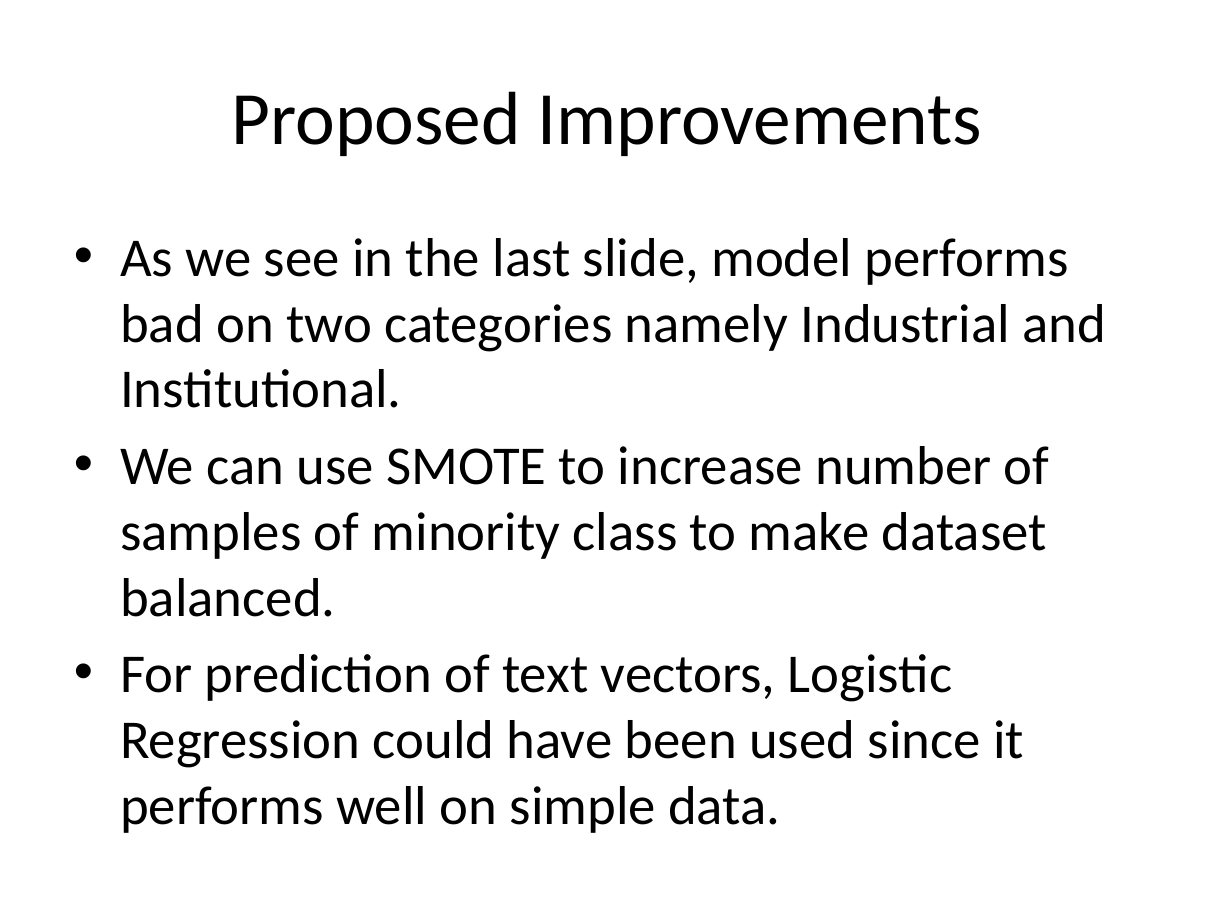
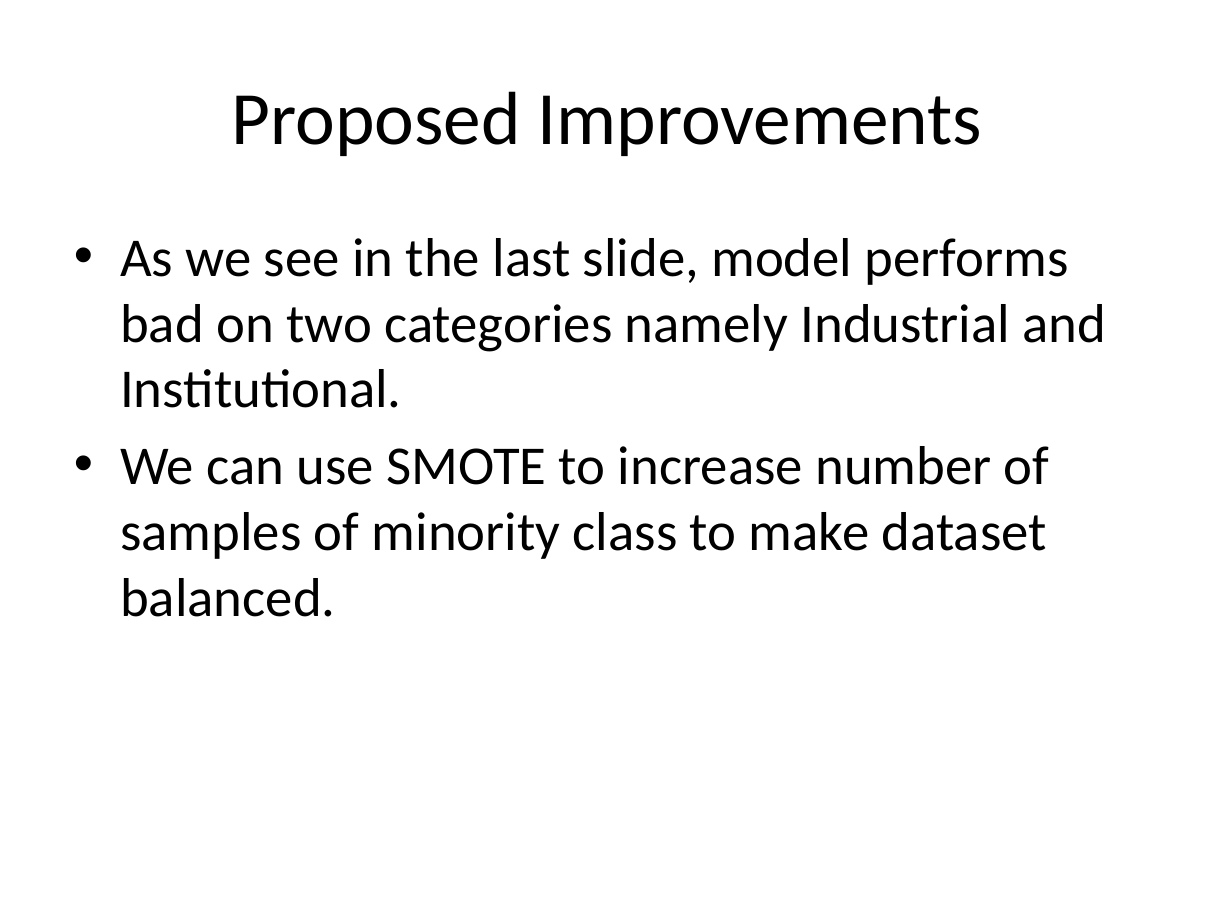
Before and after one commit to RishabhRJain/Building-permit-category-prediction-challenge, a slide deck: slide 14 of presentation.pptx (slide 16 before the commit). Drawn at 1232x924 pixels with LibreOffice and Linux fonts; fonts in the diff are those of the drawing. Boxes give left, top, right and bottom in pixels: in the first picture for what was removed or moved away, otherwise in the second. Text is boxed around its words. In the diff, an @@ line names an element or a change of style, - is before the commit and + after.

```diff
--- a/presentation.pptx
+++ b/presentation.pptx
@@ text at (120,654,1024,833): paragraph removed @@
-• For prediction of text vectors, Logistic Regression could have been used since it performs well on simple data.
```
Also in this commit, not shown: 6 other slides changed, 2 slides removed.
